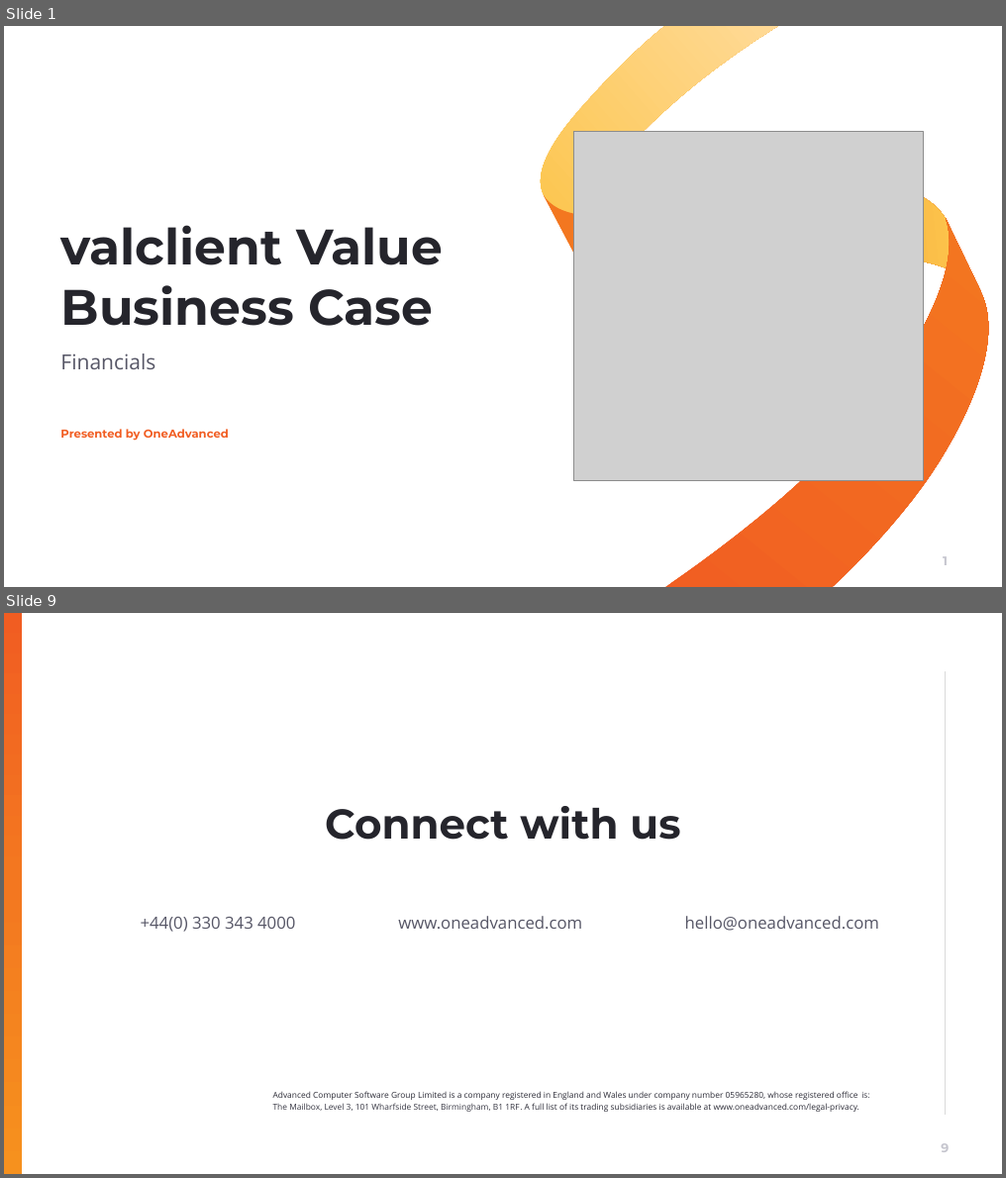
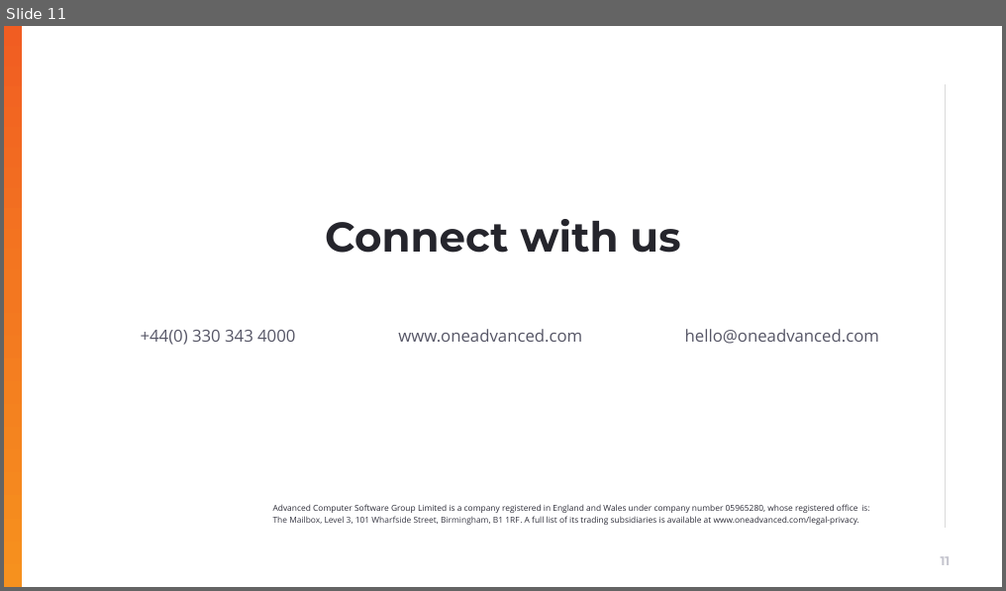
Before and after one commit to muratozdemirpiblo/ppt-api, a slide deck: sales.pptx. Shown one above the other, each under a label of ours: slides 1 and 9 before the commit, slide 11 after it; the slides between them are not shown. The pictures are 1006x1178 and 1006x591 pixels, drawn with LibreOffice and Linux fonts; fonts in the diff are those of the drawing; grey boxes stand for pictures; background and template pictures are left out. Boxes give left, top, right and bottom in pixels: in the first picture for what was removed or moved away, otherwise in the second. Text is boxed around its words. In the diff, an @@ line names an element or a change of style, - is before the commit and + after.

```diff
--- a/sales.pptx
+++ b/sales.pptx
@@ slide 1 removed at <box>4,26,1002,587</box>, background #FFFFFF @@
@@ freeform shape removed at <box>526,26,796,220</box> @@
@@ freeform shape removed at <box>526,26,796,220</box> @@
@@ picture removed at <box>573,132,923,481</box> @@
@@ freeform shape removed at <box>544,153,956,312</box> @@
@@ freeform shape removed at <box>544,153,956,312</box> @@
@@ title removed at <box>60,225,443,326</box> @@
-valclient Value Business Case
@@ freeform shape removed at <box>631,215,1002,587</box> @@
@@ freeform shape removed at <box>631,215,1002,587</box> @@
@@ subtitle removed at <box>60,354,155,370</box> @@
-Financials
@@ text removed at <box>60,429,229,441</box> @@
-Presented by OneAdvanced
@@ page number removed at <box>943,557,947,566</box> @@
-1
@@ what was slide 9 is now slide 11 @@
@@ page number at <box>941,557,950,566</box>: text changed @@
-9
+11
```
Also in this commit, not shown: 7 slides changed, 3 slides added, 2 other files.
